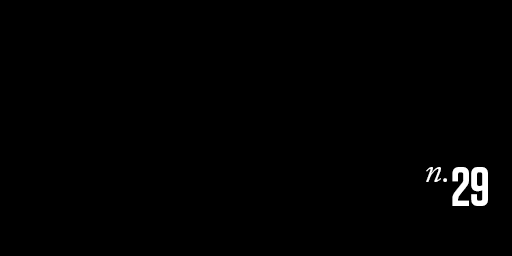
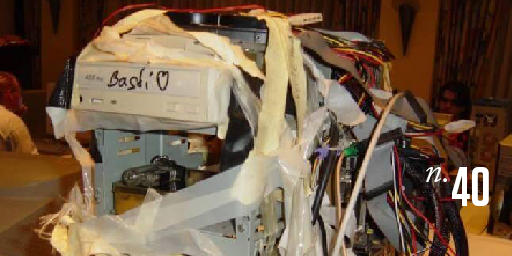
Two versions of the same layered image (w=512, h=256). Layer-by-layer changes:
renamed "n.29" to "n.40", painted on it over [426,167,489,206]
added layer "Layer 2" above "Fondo" over [0,0,512,256]
